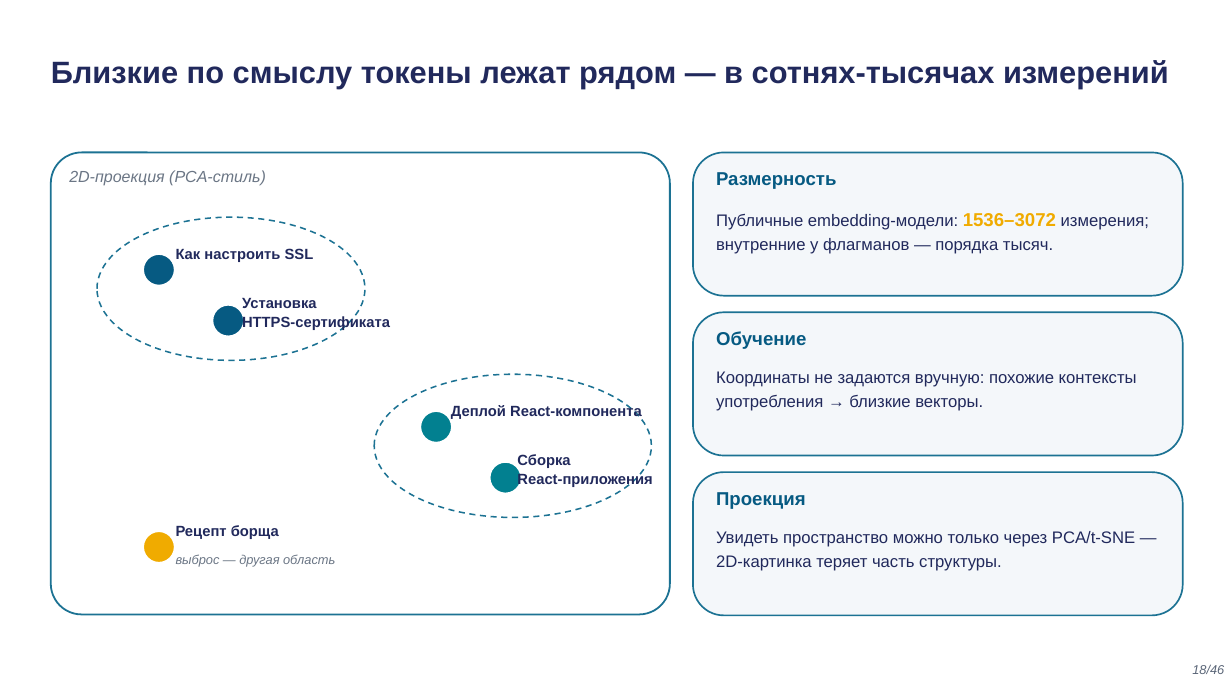
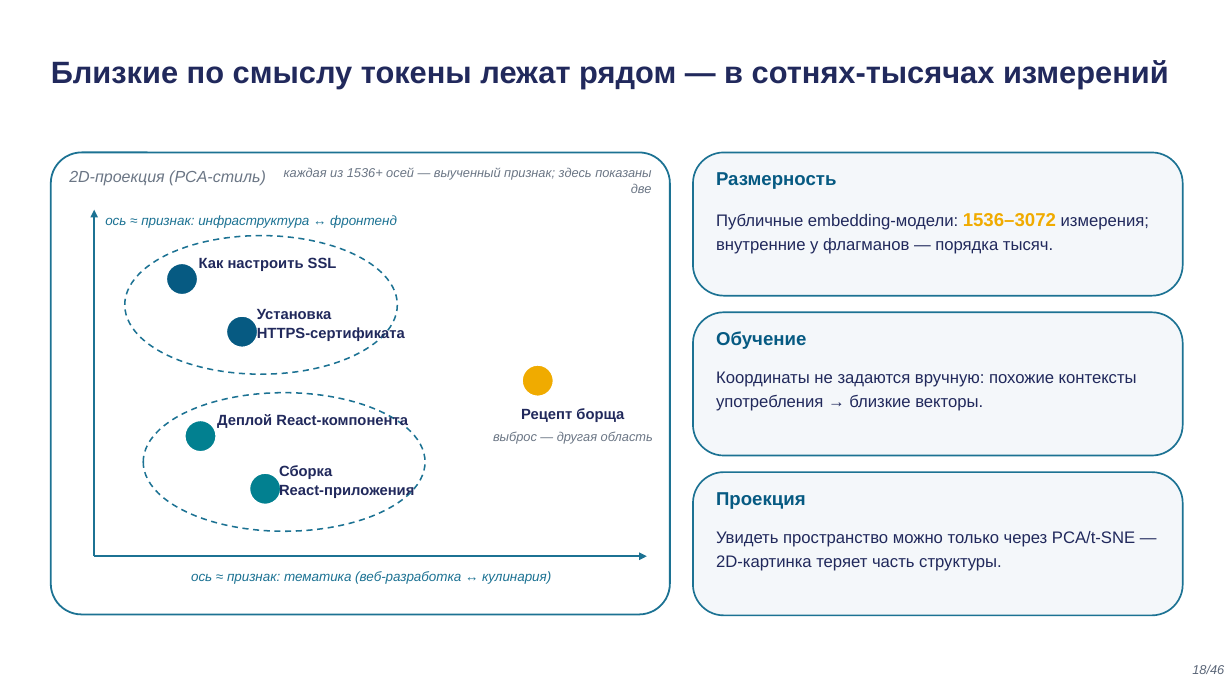
Before and after one commit to tellina-study/AI-usage-lessons, a slide deck: slide 18 of library/lectures/lec-02/rendered/lec-02.pptx. Drawn at 1232x693 pixels with LibreOffice and Linux fonts; fonts in the diff are those of the drawing. Boxes give left, top, right and bottom in pixels: in the first picture for what was removed or moved away, otherwise in the second. Text is boxed around its words. In the diff, an @@ line names an element or a change of style, - is before the commit and + after.

```diff
--- a/library/lectures/lec-02/rendered/lec-02.pptx
+++ b/library/lectures/lec-02/rendered/lec-02.pptx
@@ text added at <box>284,168,652,193</box>, 10 pt, text #6B7685, italic @@
+каждая из 1536+ осей — выученный признак; здесь показаны две
@@ arrow added from (94, 556) to (94, 210), #1C7293 1.8 pt @@
@@ text added at <box>105,215,397,228</box>, 10.5 pt, text #1C7293, italic @@
+ось ≈ признак: инфраструктура ↔ фронтенд
@@ ellipse: place and size @@
-ellipse at <box>97,217,365,360</box>
+ellipse at <box>125,236,397,374</box>
@@ ellipse: place and size @@
-ellipse at <box>143,254,175,286</box>
+ellipse at <box>166,263,198,295</box>
@@ text "Как настроить SSL": place and size @@
-text "Как настроить SSL" at <box>176,248,314,262</box>
+text "Как настроить SSL" at <box>199,257,337,271</box>
@@ ellipse: place and size @@
-ellipse at <box>213,305,244,336</box>
+ellipse at <box>226,316,258,348</box>
@@ text "Установка HTTPS-сертификата": place and size @@
-text "Установка HTTPS-сертификата" at <box>242,298,390,330</box>
+text "Установка HTTPS-сертификата" at <box>257,309,405,341</box>
@@ ellipse: place and size @@
-ellipse at <box>143,531,175,563</box>
+ellipse at <box>522,365,554,396</box>
@@ ellipse: place and size @@
-ellipse at <box>374,374,652,518</box>
+ellipse at <box>143,393,425,531</box>
@@ text "Деплой React-компонента": place and size @@
-text "Деплой React-компонента" at <box>451,404,642,419</box>
+text "Деплой React-компонента" at <box>217,413,408,428</box>
@@ text "Рецепт борща": place and size @@
-text "Рецепт борща" at <box>176,525,279,539</box>
+text "Рецепт борща" at <box>521,408,624,422</box>
@@ text "Рецепт борща" at <box>521,408,624,422</box>: alignment left to centre @@
@@ ellipse: place and size @@
-ellipse at <box>421,411,452,443</box>
+ellipse at <box>185,421,216,452</box>
@@ text "выброс — другая область" at <box>493,431,653,444</box>: alignment left to centre @@
@@ text "выброс — другая область": place and size @@
-text "выброс — другая область" at <box>176,554,335,567</box>
+text "выброс — другая область" at <box>493,431,653,444</box>
@@ ellipse: place and size @@
-ellipse at <box>490,462,521,494</box>
+ellipse at <box>250,473,281,505</box>
@@ text "Сборка React-приложения": place and size @@
-text "Сборка React-приложения" at <box>517,454,652,487</box>
+text "Сборка React-приложения" at <box>279,465,414,498</box>
@@ arrow added from (94, 556) to (647, 556), #1C7293 1.8 pt @@
@@ text added at <box>191,571,551,584</box>, 10.5 pt, text #1C7293, italic @@
+ось ≈ признак: тематика (веб-разработка ↔ кулинария)
```
Also in this commit, not shown: 12 other slides changed, 24 other files.
